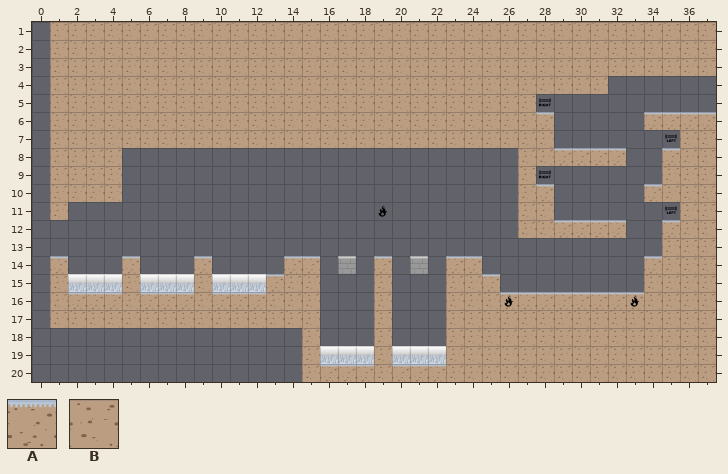
Two states of a Tiled map, resources/maps/level1_stage2.tmx. The picture above was drawn from the file before the commit.
Cells are 64x64 px. Shown: x 0..37, y 1..20. The old version is drawn lined up with the new one.
Key: from "tilesheet": A 1, B 4.
_ is an empty cell.
Layers that did not change in this view are not listed.
Layer "background" before, first column x 0:
 1 _BBBBBBBB
 2 _BBBBBBBB
 3 _BBBBBBBB
 4 _BBBBBBBB
 5 _BBBBBBBB
 6 _BBBBBBBB
 7 _BBB_____
 8 _BBB_____
 9 _BBB_____
10 _________
11 _________
12 _________
13 _________
14 _________
15 _________
16 _B___B___
17 _BBBBBBBB
18 _________
19 _________
20 _________
Layer "floor" before, first column x 0:
 4 _________
 5 _________
 6 _________
 7 ____BBBBB
 8 ____B____
 9 ____B____
10 _BBBB____
11 _B_______
12 _________
13 _________
14 _A___A___
15 _B___B___
16 __AAA_AAA
17 _________
18 _________
The result:
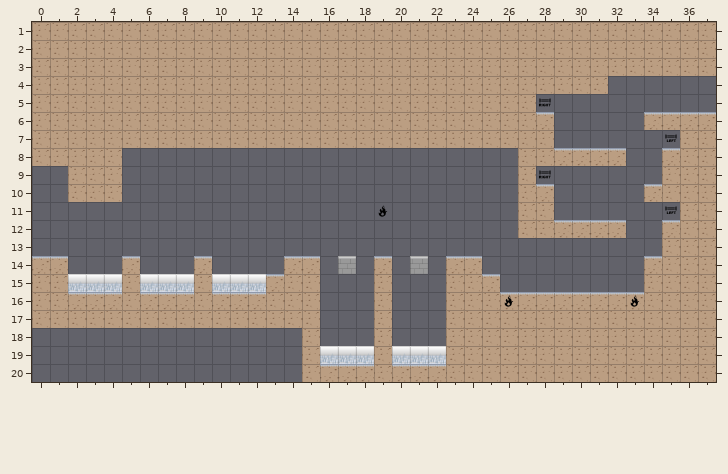
Diff:
everything moved by -1,+1 cells (the old picture is shown already moved)
Layer "background":
The author put tile B in rows 1 to 8 at x 0; in rows 15 to 17 at x 0.
Tile B is removed in row 9 at x 1.
Layer "floor":
The author put tile A in row 14 at x 0.
Tile B is removed in rows 10 to 11 at x 1.
Pixel boxes of the changes (left, top, right, bottom) in both pictures:
changed: (32, 22, 68, 220)
added: (32, 256, 50, 328)
